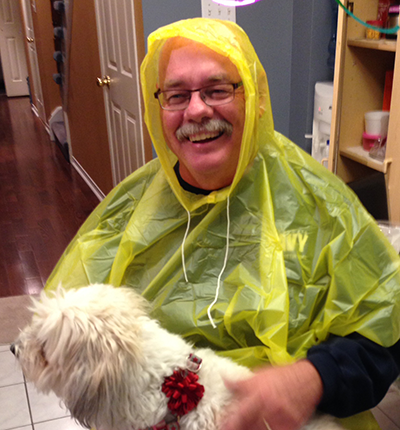
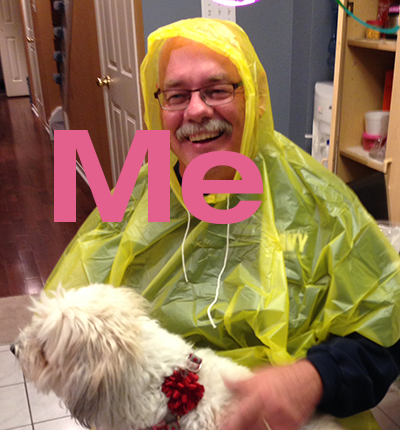
The second w=400, h=430 image is a revision of the first. Changes to its layers:
added layer "Me" above "Background" over [54, 130, 264, 224]
added layer "Background" over [54, 130, 264, 224]
